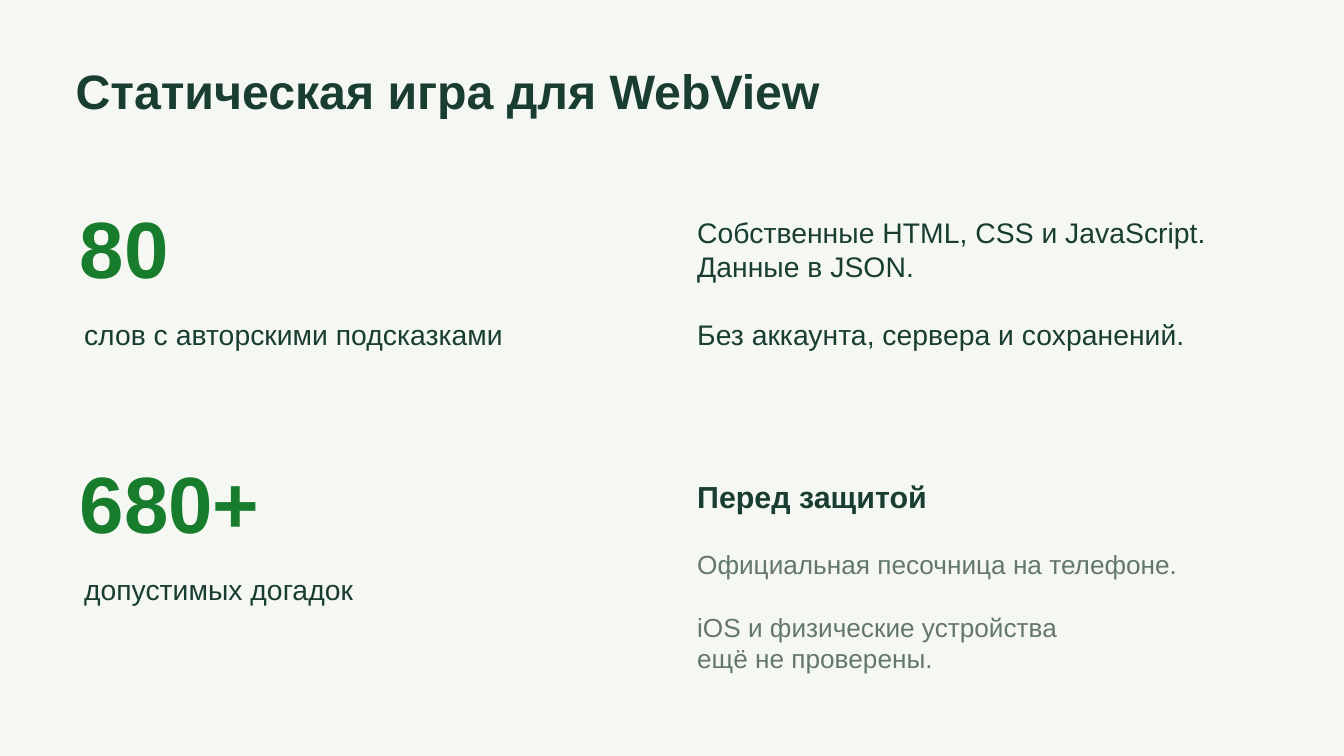
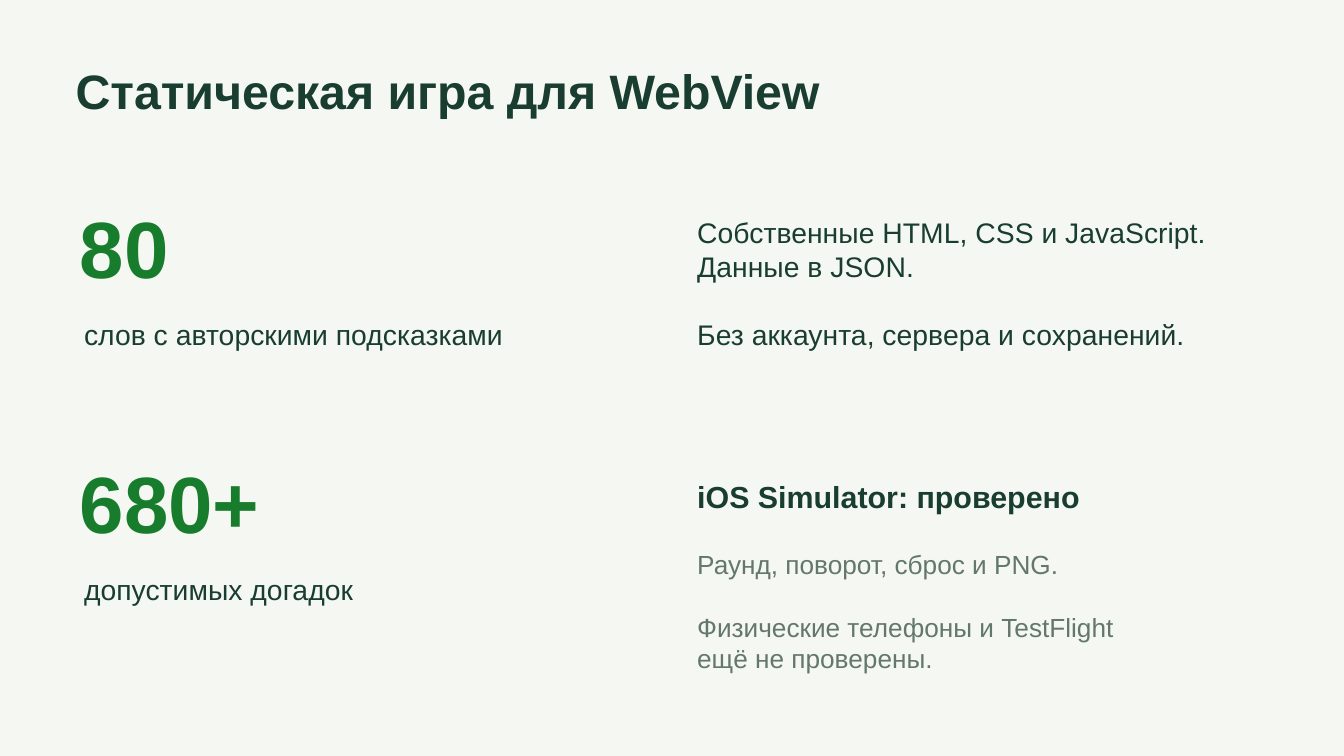
Before and after one commit to MattoYuzuru/bukva-za-bukvoy, a slide deck: slide 6 of docs/защита/Буква за буквой.pptx. Drawn at 1344x756 pixels with LibreOffice and Linux fonts; fonts in the diff are those of the drawing. Boxes give left, top, right and bottom in pixels: in the first picture for what was removed or moved away, otherwise in the second. Text is boxed around its words. In the diff, an @@ line names an element or a change of style, - is before the commit and + after.

```diff
--- a/docs/защита/Буква за буквой.pptx
+++ b/docs/защита/Буква за буквой.pptx
@@ text at bbox=[697, 486, 1080, 514]: text changed @@
-Перед защитой
+iOS Simulator: проверено
@@ text at bbox=[697, 555, 1113, 643]: text changed @@
-Официальная песочница на телефоне.
-iOS и физические устройства
+Раунд, поворот, сброс и PNG.
+Физические телефоны и TestFlight
```
Also in this commit, not shown: 30 other files.
